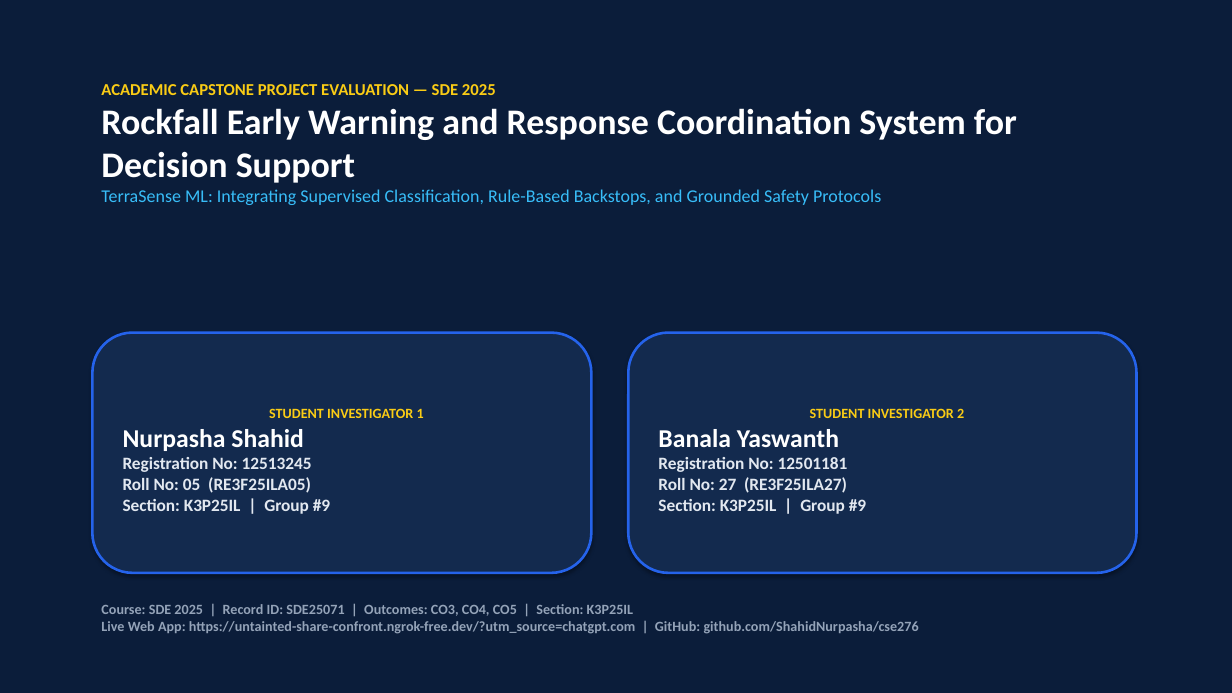
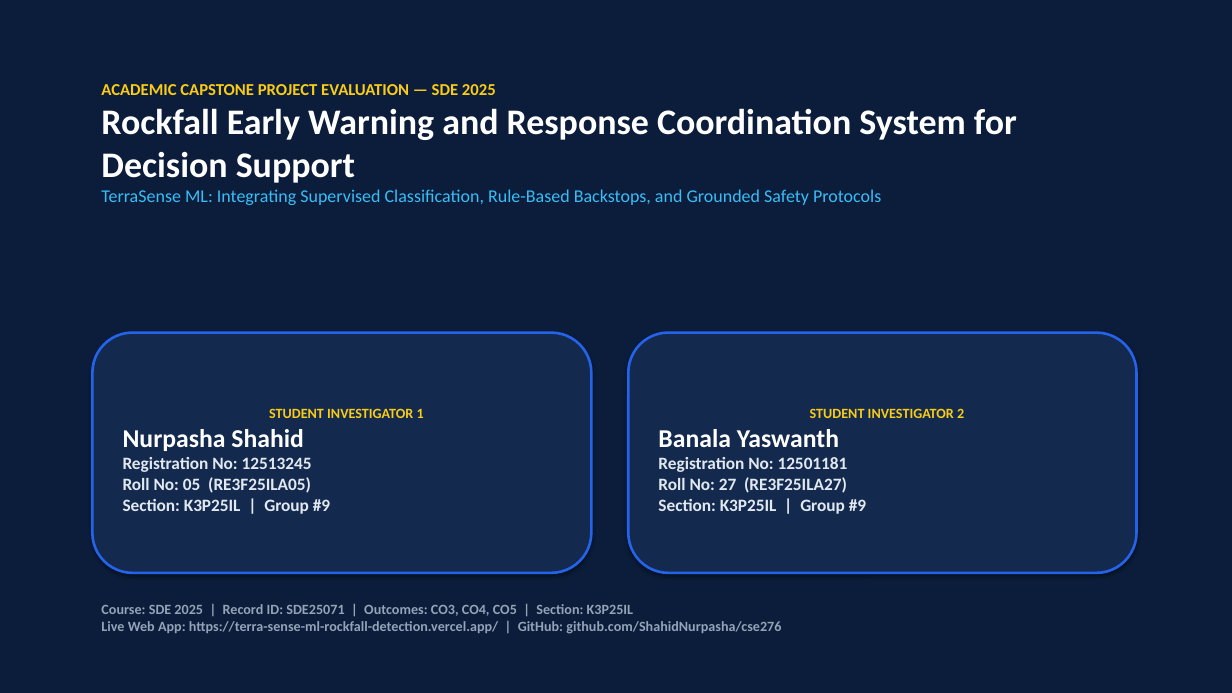
Before and after one commit to ShahidNurpasha/TerraSense-ML-Rockfall-Detection, a slide deck: slide 1 of ROCKFALL_EARLY_WARNING_PRESENTATION.pptx. Drawn at 1232x693 pixels with LibreOffice and Linux fonts; fonts in the diff are those of the drawing. Boxes give left, top, right and bottom in pixels: in the first picture for what was removed or moved away, otherwise in the second. Text is boxed around its words. In the diff, an @@ line names an element or a change of style, - is before the commit and + after.

Commit message:
Replace ngrok deployment URLs with official Vercel live production URL https://terra-sense-ml-rockfall-detection.vercel.app/

```diff
--- a/ROCKFALL_EARLY_WARNING_PRESENTATION.pptx
+++ b/ROCKFALL_EARLY_WARNING_PRESENTATION.pptx
@@ text at bbox=[101, 604, 781, 634]: text changed @@
-Course: SDE 2025 | Record ID: SDE25071 | Outcomes: CO3, CO4, CO5 | Section: K3P25IL
-Live Web App: https://untainted-share-confront.ngrok-free.dev/?utm_source=chatgpt.com | GitHub: github.com/ShahidNurpasha/cse276
+Course: SDE 2025 | Record ID: SDE25071 | Outcomes: CO3, CO4, CO5 | Section: K3P25IL
+Live Web App: https://terra-sense-ml-rockfall-detection.vercel.app/ | GitHub: github.com/ShahidNurpasha/cse276
```
Also in this commit, not shown: 2 other slides changed, 7 other files.
